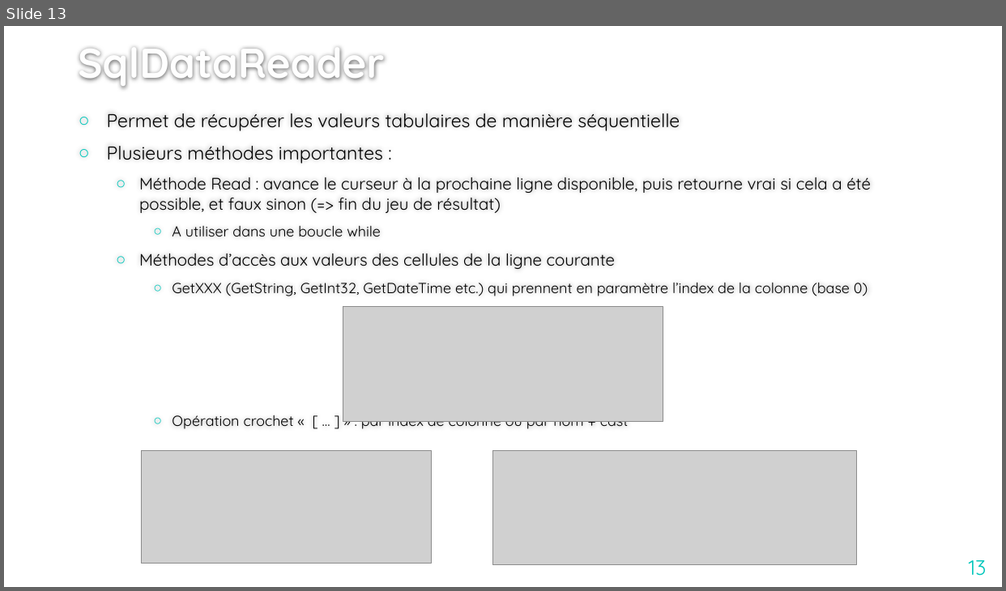
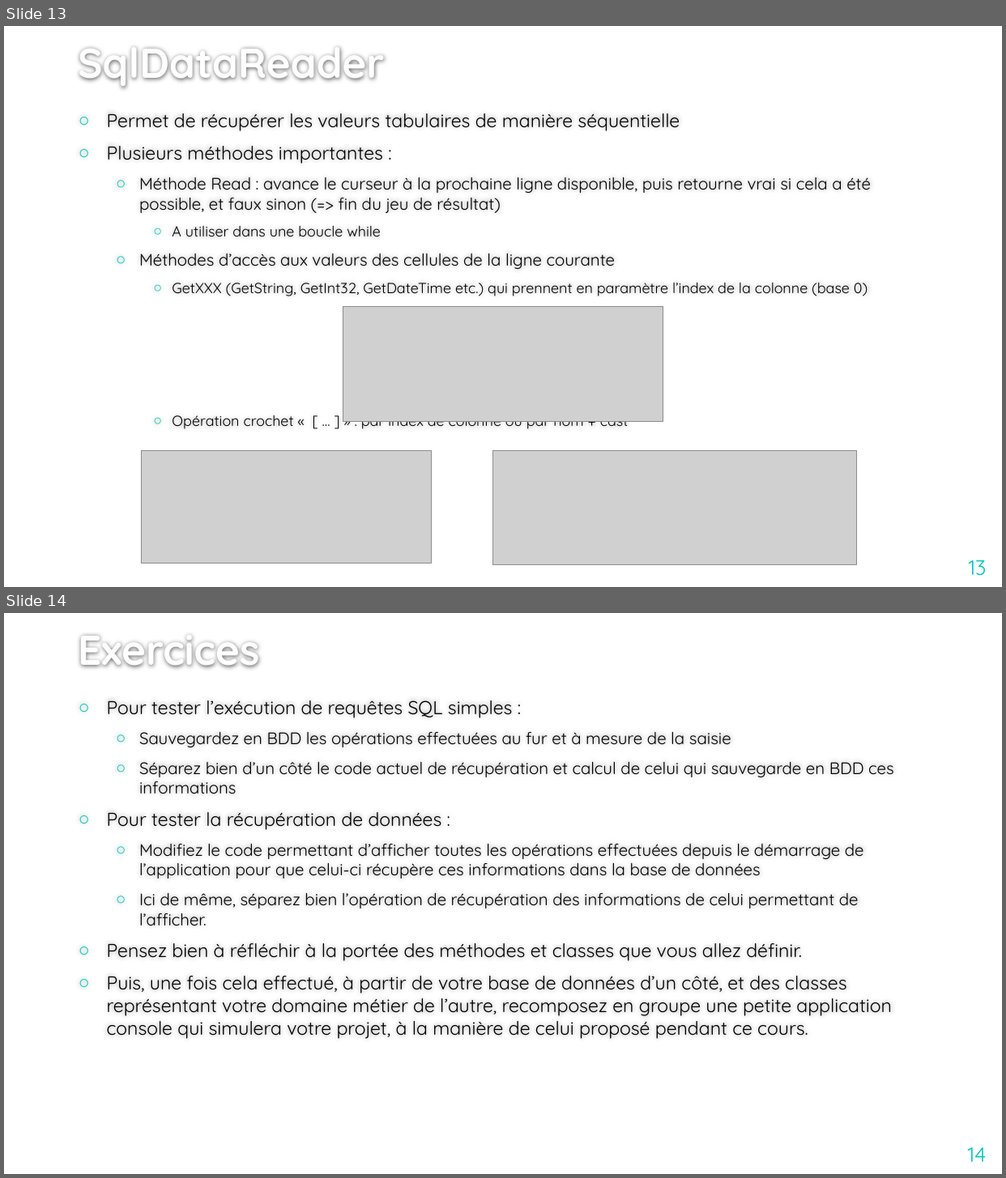
Before and after one commit to jcchalte/PresentationsCCI, a slide deck: SQL/SQL-ADO.Net.pptx. Shown one above the other, each under a label of ours: slide 13 before the commit, slides 13 and 14 after it. The pictures are 1006x591 and 1006x1178 pixels, drawn with LibreOffice and Linux fonts; fonts in the diff are those of the drawing; grey boxes stand for pictures; background and template pictures are left out. Boxes give left, top, right and bottom in pixels: in the first picture for what was removed or moved away, otherwise in the second. Text is boxed around its words. In the diff, an @@ line names an element or a change of style, - is before the commit and + after.

Commit message:
Corrections diverses + exemples Cours 2 SQL et Cours 3 C#

```diff
--- a/SQL/SQL-ADO.Net.pptx
+++ b/SQL/SQL-ADO.Net.pptx
@@ slide 14 added at box(4, 613, 1002, 1174), background #FFFFFF @@
@@ title added at box(78, 635, 260, 668), 40 pt, text #FEFEFE, bold @@
+Exercices
@@ text added at box(107, 700, 894, 1039), 16 pt, text #000000 @@
+○ Pour tester l’exécution de requêtes SQL simples :
+  ○ Sauvegardez en BDD les opérations effectuées au fur et à mesure de la saisie
+  ○ Séparez bien d’un côté le code actuel de récupération et calcul de celui qui sauvegarde en BDD ces informations
+○ Pour tester la récupération de données :
+  ○ Modifiez le code permettant d’afficher toutes les opérations effectuées depuis le démarrage de l’application pour que celui-ci récupère ces informations dans la base de données
+  ○ Ici de même, séparez bien l’opération de récupération des informations de celui permettant de l’afficher.
+○ Pensez bien à réfléchir à la portée des méthodes et classes que vous allez définir.
+○ Puis, une fois cela effectué, à partir de votre base de données d’un côté, et des classes représentant votre domaine métier de l’autre, recomposez en groupe une petite application console qui simulera votre projet, à la manière de celui proposé pendant ce cours.
@@ page number added at box(968, 1148, 987, 1162), 20 pt, text #00C6BB @@
+14
```
Also in this commit, not shown: 1 slide changed, 7 other files.
